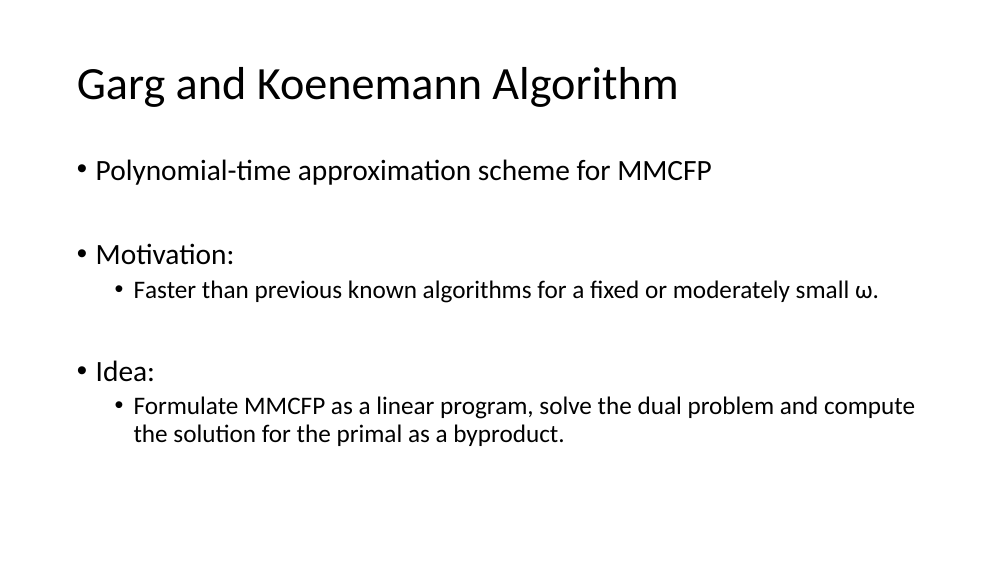
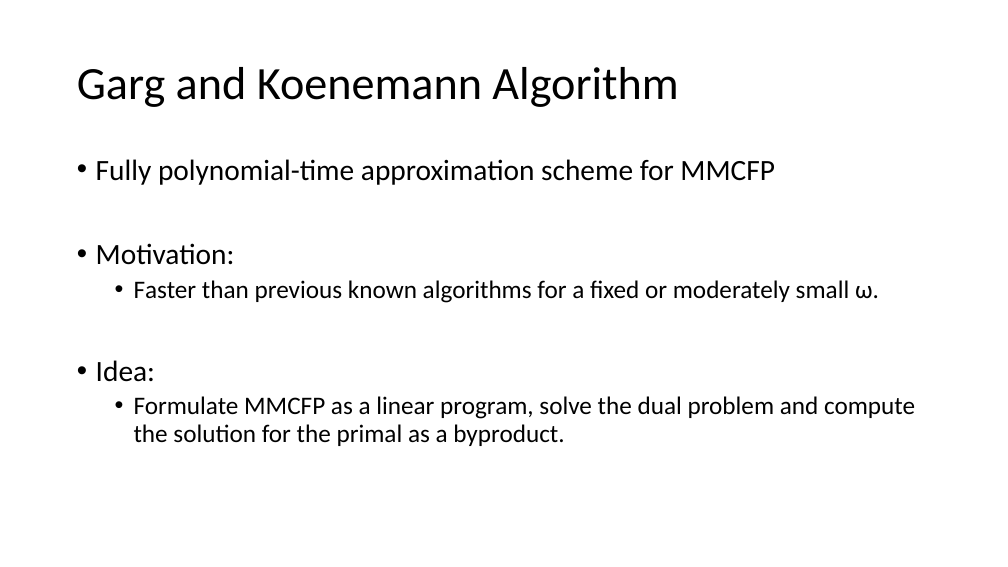
Before and after one commit to Speedphil544/Vortrag, a slide deck: slide 6 of MMCFP.pptx. Drawn at 1008x567 pixels with LibreOffice and Linux fonts; fonts in the diff are those of the drawing. Boxes give left, top, right and bottom in pixels: in the first picture for what was removed or moved away, otherwise in the second. Text is boxed around its words. In the diff, an @@ line names an element or a change of style, - is before the commit and + after.

```diff
--- a/MMCFP.pptx
+++ b/MMCFP.pptx
@@ text at box(96, 159, 775, 185): text changed @@
-• Polynomial-time approximation scheme for MMCFP
+• Fully polynomial-time approximation scheme for MMCFP
```
Also in this commit, not shown: 6 other slides changed.
